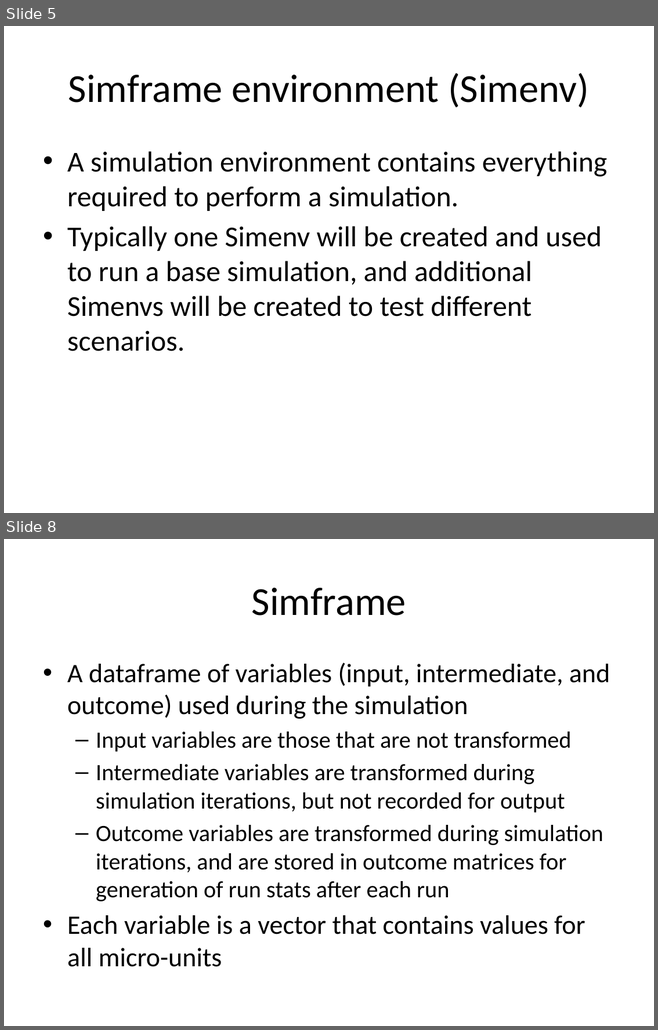
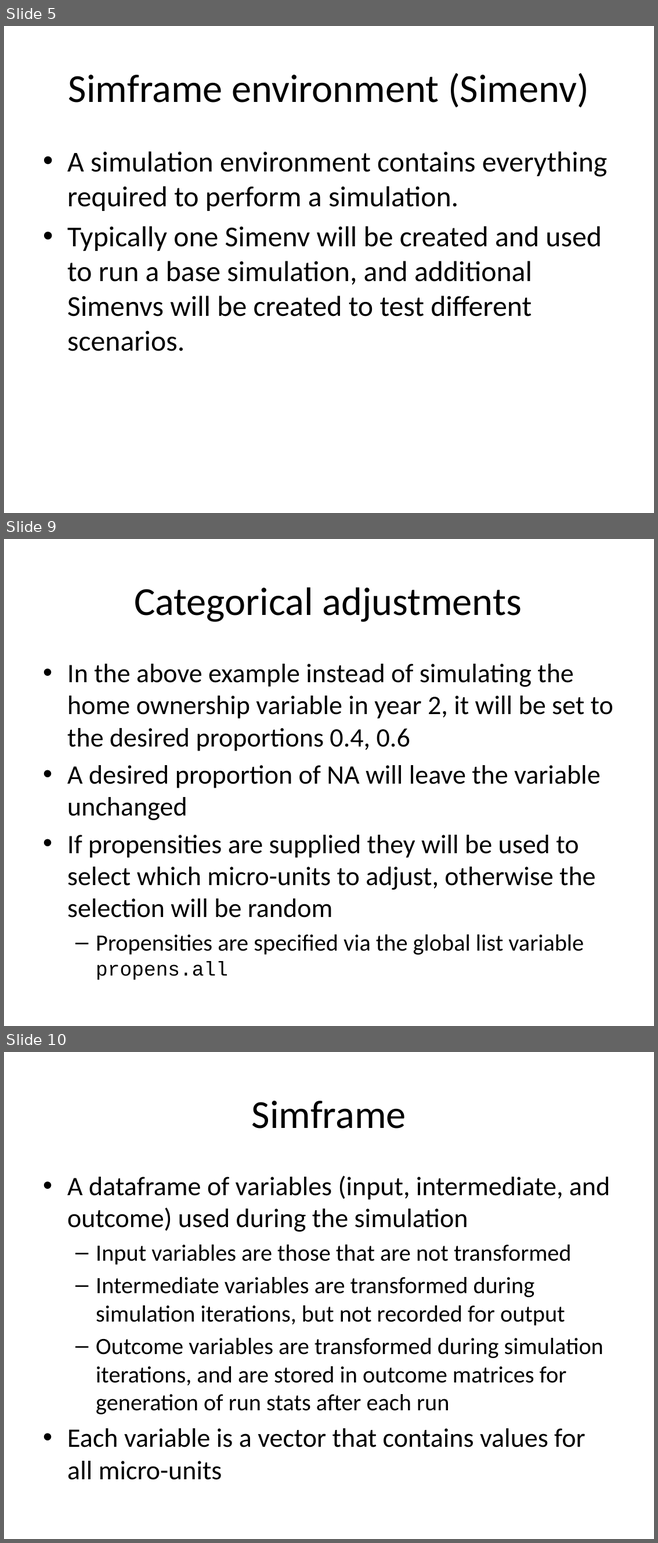
Before and after one commit to compassresearchcentre/simario, a slide deck: docs/Simar overview.pptx. Shown one above the other, each under a label of ours: slides 5 and 8 before the commit, slides 5, 9 and 10 after it; the slides between them are not shown. The pictures are 658x1030 and 658x1543 pixels, drawn with LibreOffice and Linux fonts; fonts in the diff are those of the drawing. Boxes give left, top, right and bottom in pixels: in the first picture for what was removed or moved away, otherwise in the second. Text is boxed around its words. In the diff, an @@ line names an element or a change of style, - is before the commit and + after.

```diff
--- a/docs/Simar overview.pptx
+++ b/docs/Simar overview.pptx
@@ slide 9 added at <box>4,539,654,1026</box>, background #FFFFFF @@
@@ title added at <box>134,587,521,622</box>, 44 pt, text #000000 @@
+Categorical adjustments
@@ text added at <box>67,664,613,980</box>, 29.6 pt, text #000000 @@
+• In the above example instead of simulating the home ownership variable in year 2, it will be set to the desired proportions 0.4, 0.6
+• A desired proportion of NA will leave the variable unchanged
+• If propensities are supplied they will be used to select which micro-units to adjust, otherwise the selection will be random
+  – Propensities are specified via the global list variable propens.all
@@ what was slide 8 is now slide 10 @@
```
Also in this commit, not shown: 3 slides changed, 1 other slide added, 14 other files.
